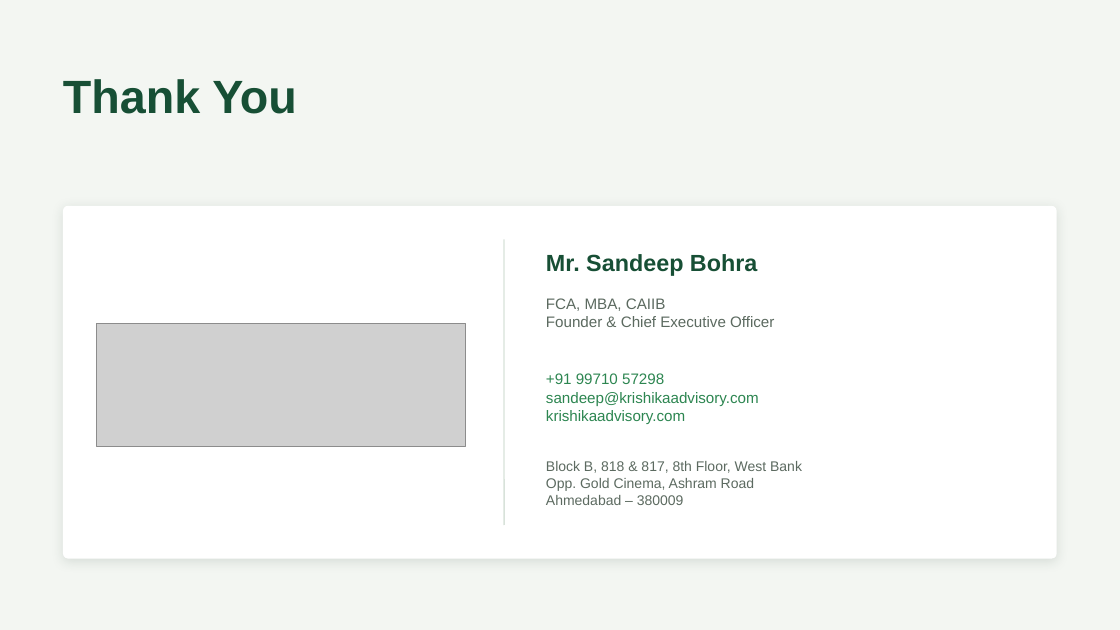
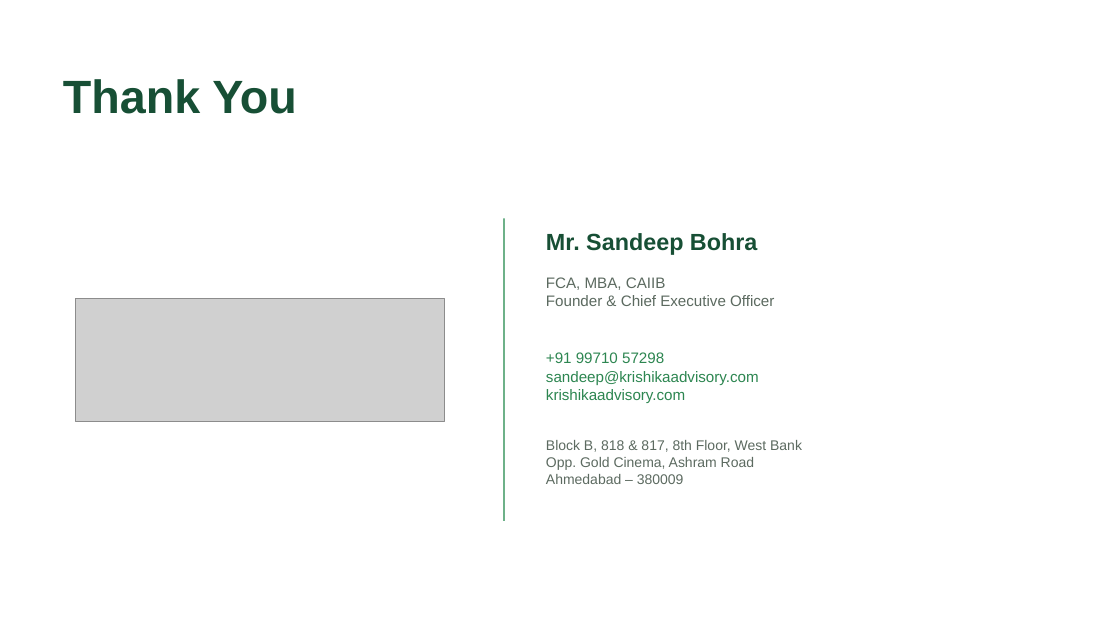
Before and after one commit to BantheFox012/FM, a slide deck: slide 14 of APEDA_BKNY_Standard_40_Percent.pptx. Drawn at 1120x630 pixels with LibreOffice and Linux fonts; fonts in the diff are those of the drawing; grey boxes stand for pictures. Boxes give left, top, right and bottom in pixels: in the first picture for what was removed or moved away, otherwise in the second. Text is boxed around its words. In the diff, an @@ line names an element or a change of style, - is before the commit and + after.

```diff
--- a/APEDA_BKNY_Standard_40_Percent.pptx
+++ b/APEDA_BKNY_Standard_40_Percent.pptx
@@ background #F3F6F2 to #FFFFFF @@
@@ rounded rectangle removed at bbox=[63, 206, 1057, 559] @@
@@ line moved from (504, 239) - (504, 525) to (504, 218) - (504, 521) @@
@@ line (504, 218) - (504, 521): stroke #D8E2DA 1.25 pt to #6EB189 1.5 pt @@
@@ picture: place and size @@
-picture at bbox=[97, 323, 465, 447]
+picture at bbox=[76, 298, 444, 422]
@@ 4 texts: place and size @@
-4 texts at bbox=[546, 254, 802, 505]
+4 texts at bbox=[546, 233, 802, 484]
```
Also in this commit, not shown: 12 other slides changed.
